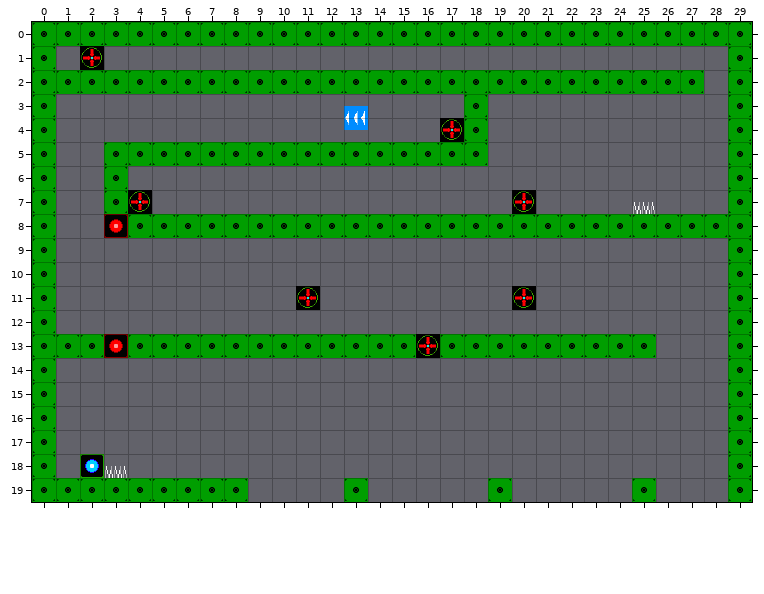
An edit to a level. Tiled map, tiled/maps/sector5/level5.tmx. The picture above was drawn from the file before the commit.
Cells are 32x32 px. Shown: x 0..29, y 0..19.
Once edited:
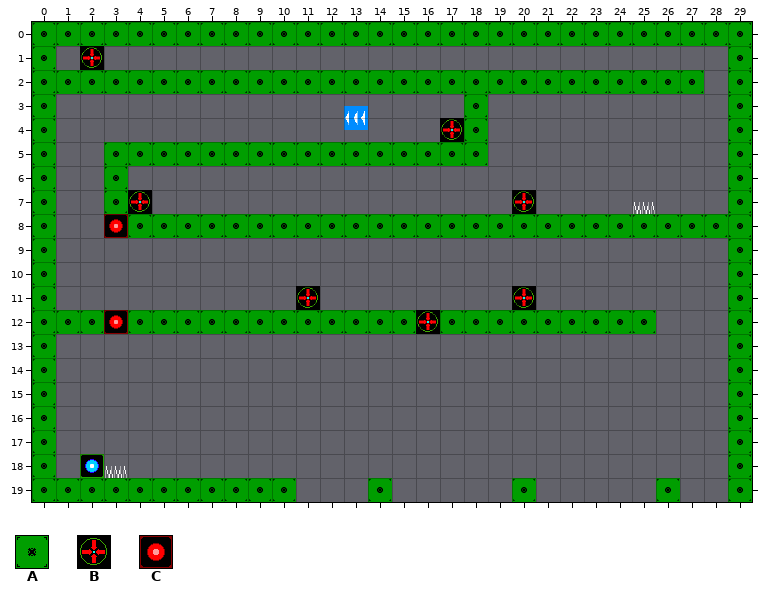
Key: from "Props": A 0 "Tile", B 1 "Placeholder", C 8 "Laser".
_ is an empty cell, . an unchanged one.
Objects are placed by their top-left corner, in cells (3,4 is the top-left corner of cell 3,4); size is 1x1 cell unless given.
Diff:
--- layer "Layout"
@@ x 1..25 @@
-12 __.______________________
-13 AA.AAAAAAAAAAAAAAAAAAAAAA
+12 AA.AAAAAAAAAAAAAAAAAAAAAA
+13 __.______________________
@@ x 9..10 @@
-19 __
+19 AA
--- layer "Objects"
-C "Laser" at 3,13
+C "Laser" at 3,12
-B "Placeholder" at 16,13
+B "Placeholder" at 16,12
-A "SpinningPlat" at 25,19
+A "SpinningPlat" at 26,19
-A "SpinningPlat" at 19,19
+A "SpinningPlat" at 20,19
-A "SpinningPlat" at 13,19
+A "SpinningPlat" at 14,19
